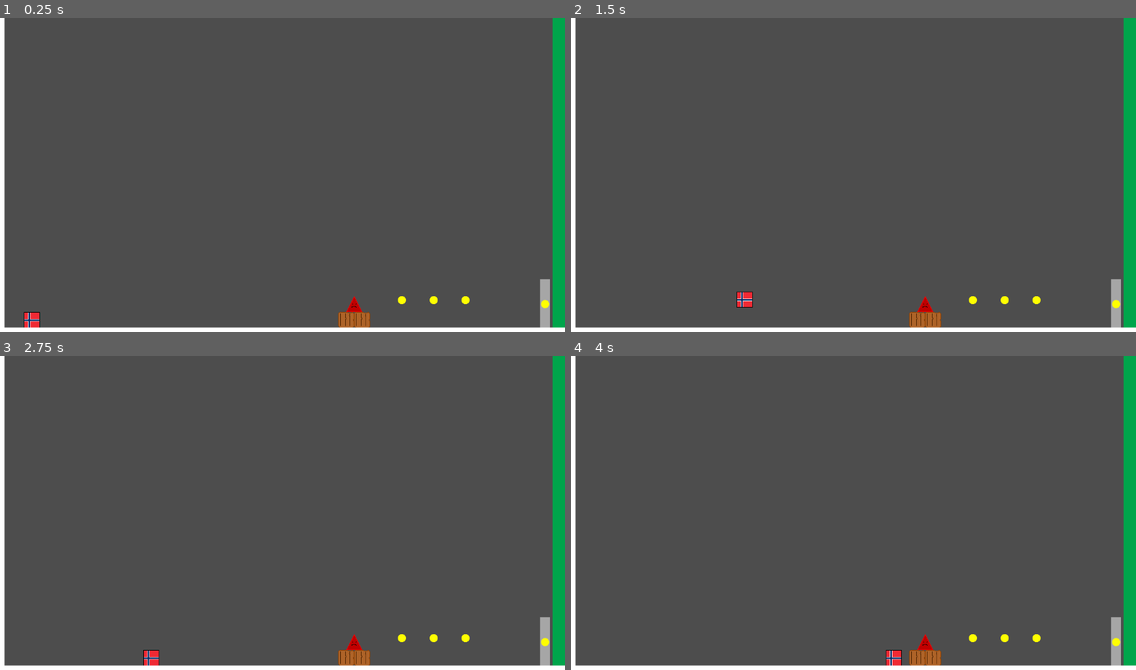
Above: before the commit, frames 1-4 (two rows, left to right).
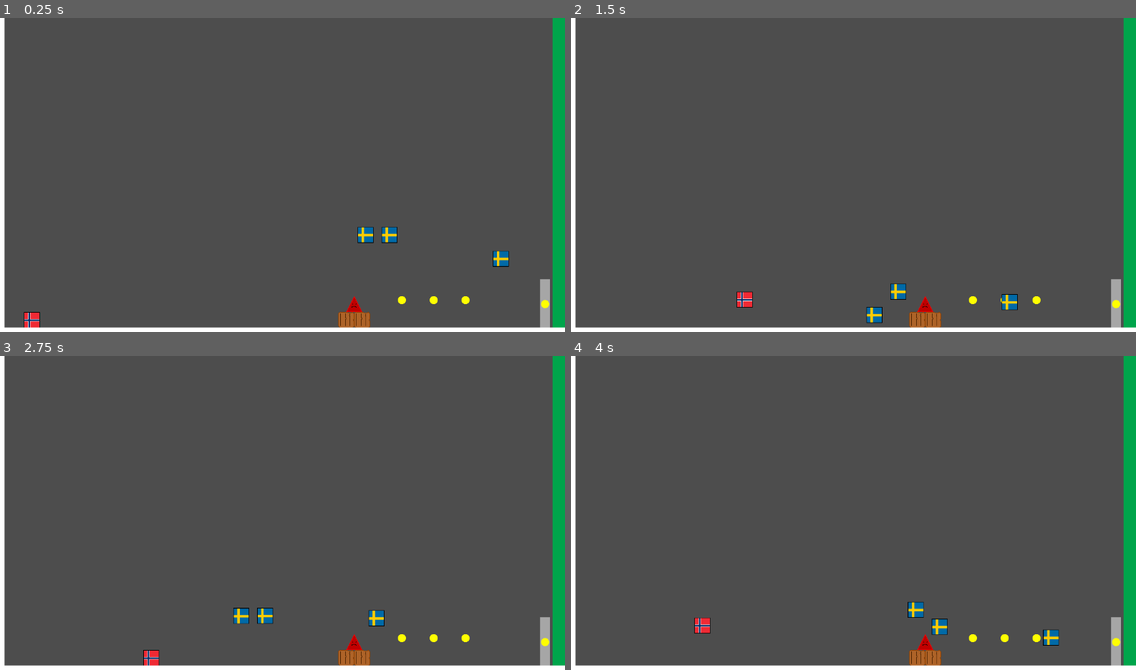
Above: after the commit, the same moments.

Repository: LunarTides/Norway-Game
Game: Godot game, scene res://Scenes/World.tscn
Same seed, same stepped clock (60 frames per second), same inputs: the game is played once before the commit and once after it.
Inputs:
- Up to frame 1 (0.25 s): no input
- Up to frame 2 (1.5 s): hold D (move_right) from 0.53 s (still down); tap Space (jump) at 0.77 s
- Up to frame 3 (2.75 s): tap Space (jump) at 1.52 s; release D (move_right) at 2.03 s; hold A (move_left) from 2.03 s (still down)
- Up to frame 4 (4 s): release A (move_left) at 2.78 s; hold D (move_right) from 2.78 s (still down); tap Space (jump) at 3.02, 3.77 s

The runs differ from the first frame. In frame 1, 0.4% of the frame differs, in the area x 63-91%, y 66-80%; in frame 2, 0.4%; in frame 3, 0.4%; in frame 4, 0.7%, in the area x 21-87%, y 78-99%.

Commit message:
Add sweden

Diff:
--- a/Scenes/Levels/Level1.tscn
+++ b/Scenes/Levels/Level1.tscn
@@ -1,9 +1,10 @@
-[gd_scene load_steps=5 format=3 uid="uid://b6l311xh7hpr5"]
+[gd_scene load_steps=6 format=3 uid="uid://b6l311xh7hpr5"]
 
 [ext_resource type="PackedScene" uid="uid://g1hjtebu6chm" path="res://Scenes/Box.tscn" id="1_bnd87"]
 [ext_resource type="PackedScene" uid="uid://b3v5wv6omu65q" path="res://Scenes/Spike.tscn" id="2_kt6gv"]
 [ext_resource type="PackedScene" uid="uid://c7a1ju66q6mr" path="res://Scenes/KeyDoor.tscn" id="3_k788h"]
 [ext_resource type="PackedScene" uid="uid://chwcpfkm0a030" path="res://Scenes/Key.tscn" id="4_hsld5"]
+[ext_resource type="PackedScene" uid="uid://ciuxxnb8nkal" path="res://Scenes/Sweden.tscn" id="5_getcx"]
 
 [node name="Level1" type="Node2D"]
 
@@ -27,3 +28,12 @@
 
 [node name="Key2" parent="." instance=ExtResource("4_hsld5")]
 position = Vector2(824, 592)
+
+[node name="Sweden" parent="." instance=ExtResource("5_getcx")]
+position = Vector2(776, 432)
+
+[node name="Sweden3" parent="." instance=ExtResource("5_getcx")]
+position = Vector2(824, 432)
+
+[node name="Sweden2" parent="." instance=ExtResource("5_getcx")]
+position = Vector2(1048, 480)
--- /dev/null
+++ b/Scenes/Sweden.tscn
@@ -0,0 +1,16 @@
+[gd_scene load_steps=4 format=3 uid="uid://ciuxxnb8nkal"]
+
+[ext_resource type="Script" path="res://Scripts/Sweden.gd" id="1_6fn74"]
+[ext_resource type="Texture2D" uid="uid://bcn07jx2634tx" path="res://Assets/Sweden.png" id="2_lo4g8"]
+
+[sub_resource type="RectangleShape2D" id="RectangleShape2D_2i8e2"]
+size = Vector2(32, 32)
+
+[node name="Sweden" type="CharacterBody2D" groups=["Kill"]]
+script = ExtResource("1_6fn74")
+
+[node name="Sprite2D" type="Sprite2D" parent="."]
+texture = ExtResource("2_lo4g8")
+
+[node name="CollisionShape2D" type="CollisionShape2D" parent="."]
+shape = SubResource("RectangleShape2D_2i8e2")
--- a/Scripts/Game.gd
+++ b/Scripts/Game.gd
@@ -1,4 +1,7 @@
 extends Node
+
+
+signal changed_level(relative: int)
 
 
 var level := 1
@@ -32,6 +35,8 @@
 			previous_level()
 		elif text == "F2":
 			next_level()
+		elif text == "F3":
+			reload_level()
 
 
 func load_level(num: int) -> void:
@@ -56,8 +61,15 @@
 func next_level() -> void:
 	level += 1
 	load_level(level)
+	changed_level.emit(1)
 
 
 func previous_level() -> void:
 	level -= 1
 	load_level(level)
+	changed_level.emit(-1)
+
+
+func reload_level() -> void:
+	load_level(level)
+	changed_level.emit(0)
--- a/Scripts/KeyDoor.gd
+++ b/Scripts/KeyDoor.gd
@@ -5,6 +5,8 @@
 
 # Called when the node enters the scene tree for the first time.
 func _ready() -> void:
+	await get_tree().process_frame
+
 	for key: Key in get_tree().get_nodes_in_group(&"Key"):
 		max_score += 1
 
--- a/Scripts/Norway.gd
+++ b/Scripts/Norway.gd
@@ -30,6 +30,7 @@
 		var collider: Node = collision.get_collider()
 
 		if collider.is_in_group(&"Kill"):
+			Game.reload_level()
 			position = Vector2(80, 608)
 		elif collider.is_in_group(&"Finish"):
 			Game.next_level()
--- /dev/null
+++ b/Scripts/Sweden.gd
@@ -0,0 +1,20 @@
+extends CharacterBody2D
+
+
+const SPEED = 100.0
+const JUMP_VELOCITY = -400.0
+
+
+func _physics_process(delta: float) -> void:
+	# Add the gravity.
+	if not is_on_floor():
+		velocity += get_gravity() * delta
+
+	# Get the input direction and handle the movement/deceleration.
+	# As good practice, you should replace UI actions with custom gameplay actions.
+	velocity.x = -SPEED
+
+	move_and_slide()
+
+	if get_slide_collision_count() > 0:
+		velocity.y = JUMP_VELOCITY
Binary file added: Assets/Sweden.png
Not shown, added: Assets/Sweden.png.import
